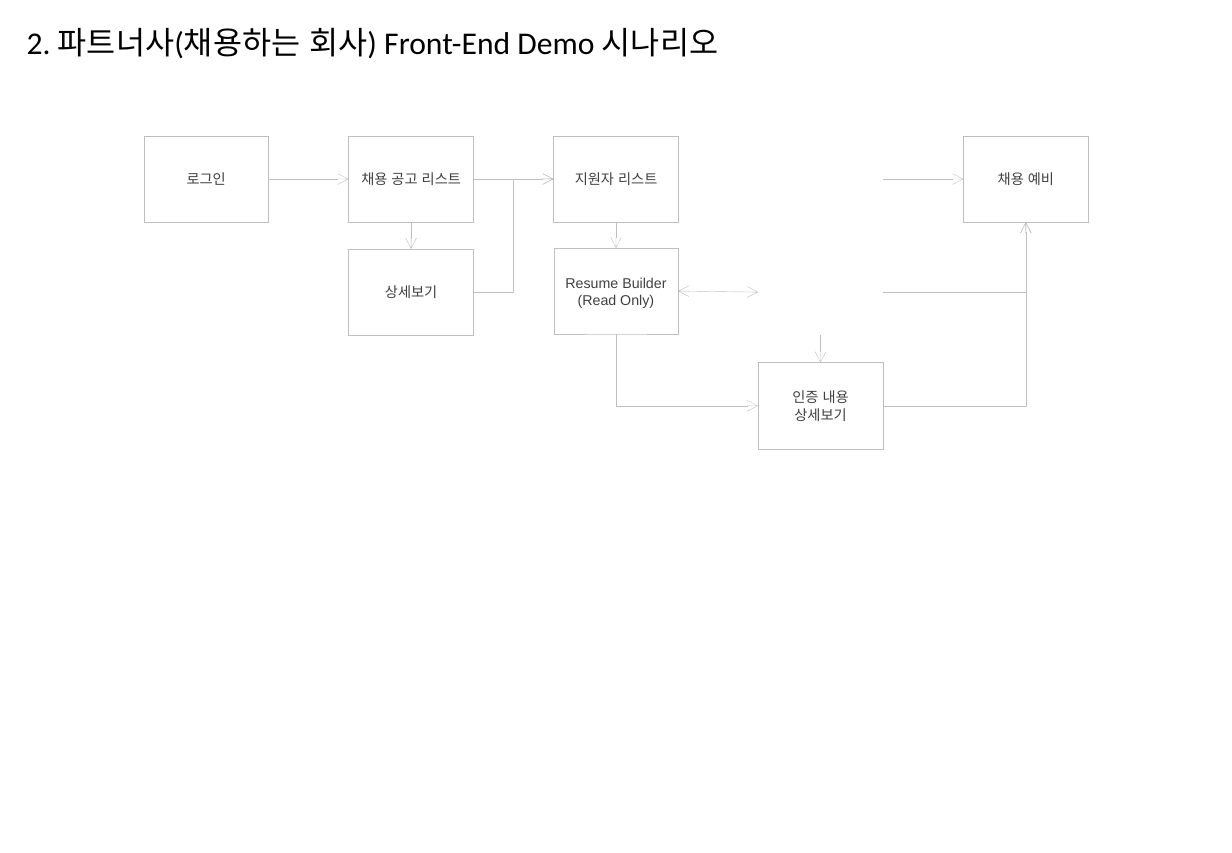
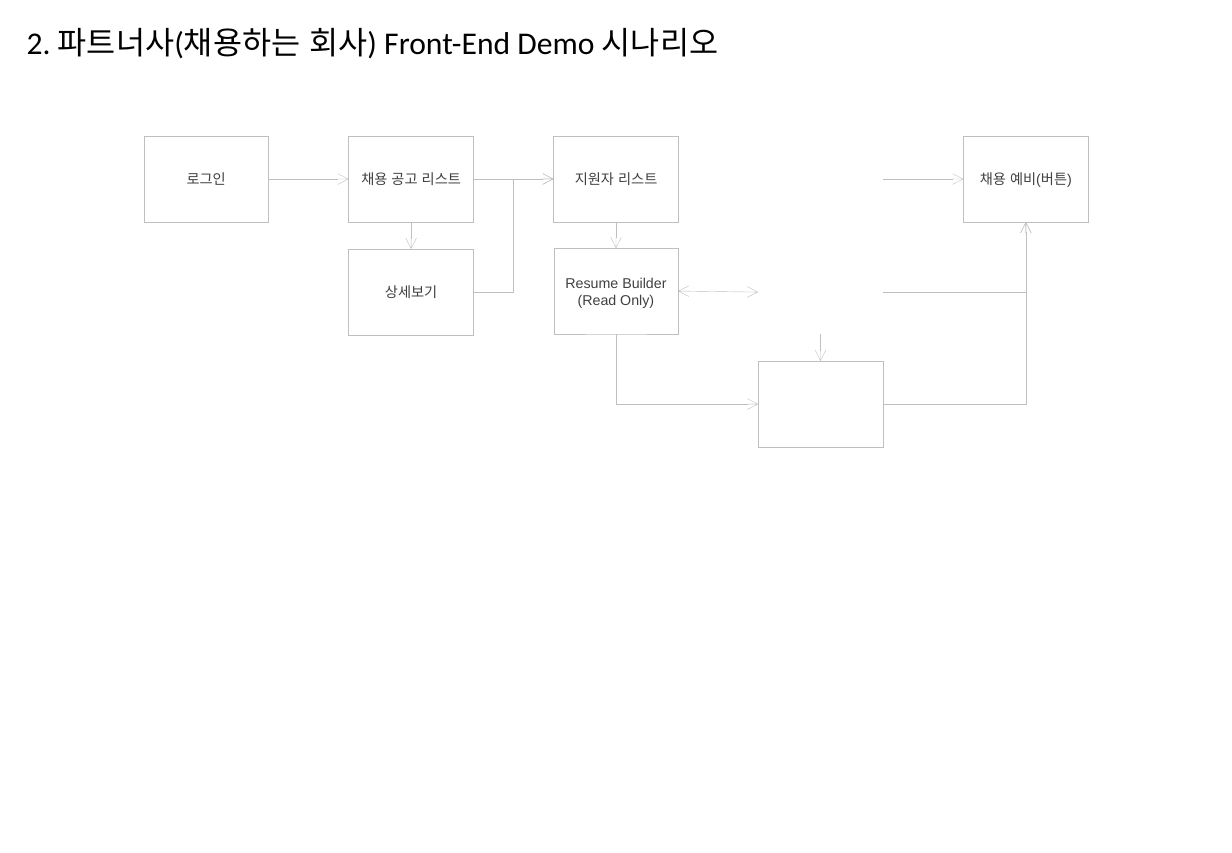
Before and after one commit to cd-mk/skhynix, a slide deck: slide 2 of 자료/SK하이닉스_청년희망나눔_Career_Certification_Demo_시나리오_20181227.pptx. Drawn at 1232x853 pixels with LibreOffice and Linux fonts; fonts in the diff are those of the drawing. Boxes give left, top, right and bottom in pixels: in the first picture for what was removed or moved away, otherwise in the second. Text is boxed around its words. In the diff, an @@ line names an element or a change of style, - is before the commit and + after.

```diff
--- a/자료/SK하이닉스_청년희망나눔_Career_Certification_Demo_시나리오_20181227.pptx
+++ b/자료/SK하이닉스_청년희망나눔_Career_Certification_Demo_시나리오_20181227.pptx
@@ text in rectangle at bbox=[980, 172, 1072, 187]: text changed @@
-채용 예비
+채용 예비(버튼)
@@ elbow arrow (883, 404) - (1026, 222): route changed @@
@@ elbow arrow (617, 334) - (759, 404): route changed @@
@@ text in rectangle at bbox=[792, 390, 849, 421]: text removed @@
-인증 내용
-상세보기
```
Also in this commit, not shown: 1 other slide changed, 2 other files.
